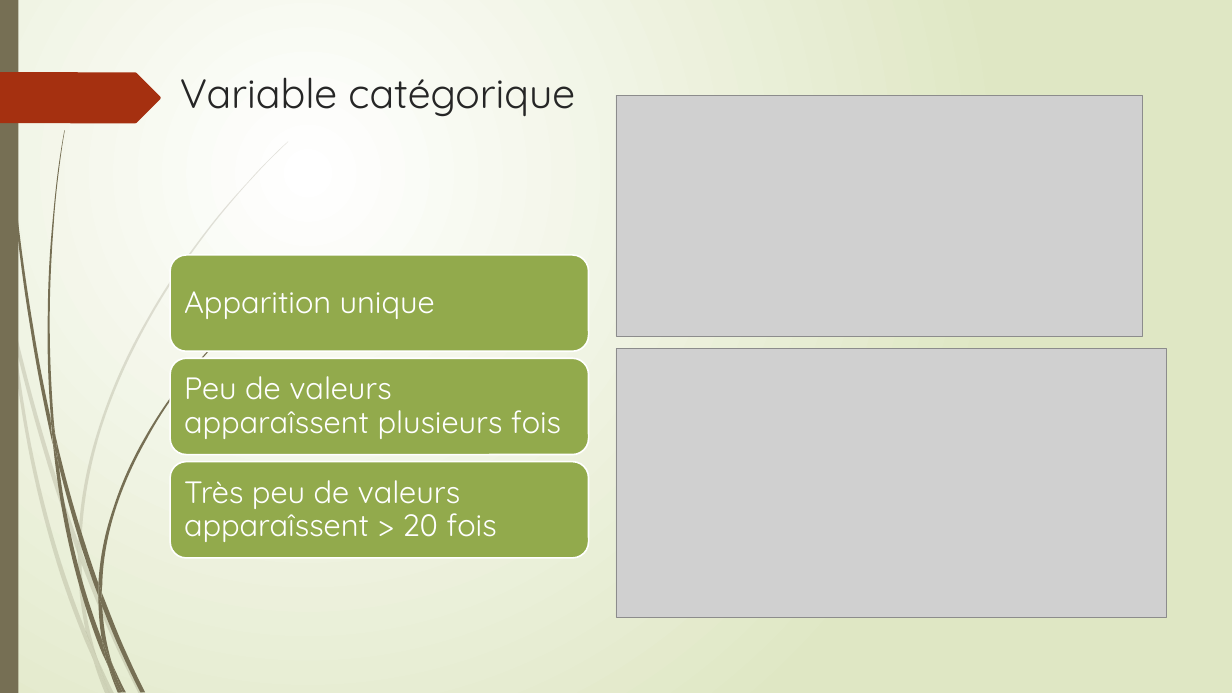
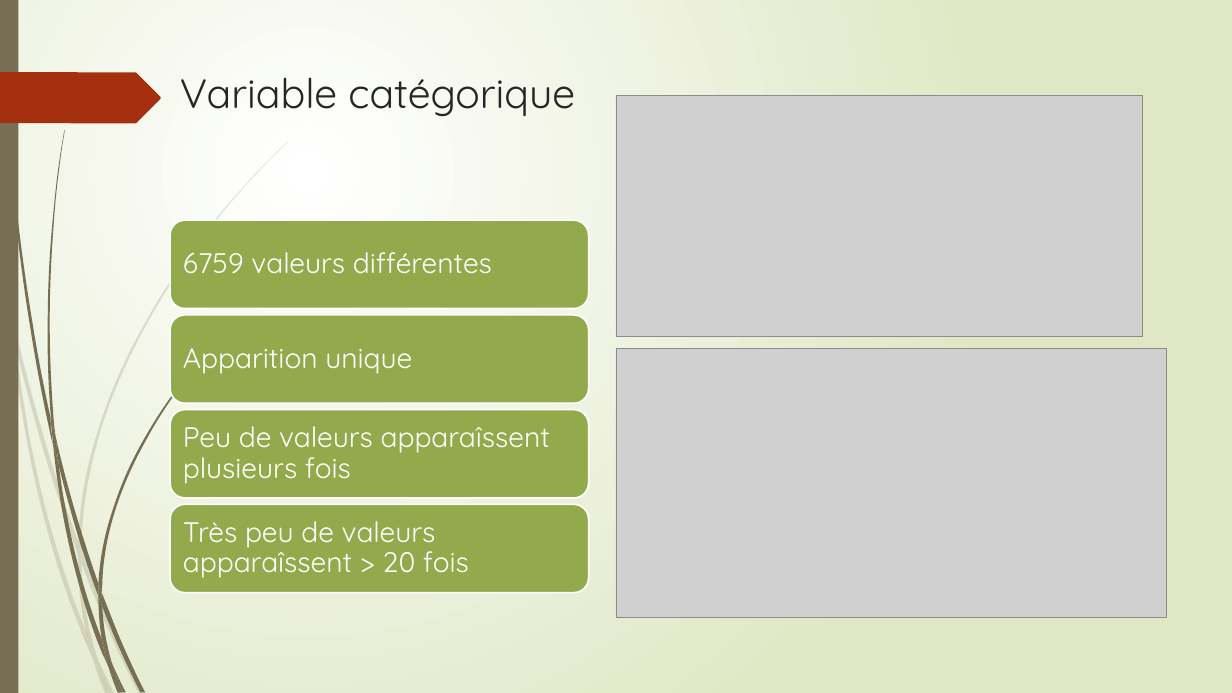
Before and after one commit to Anvil-Late/DS_prj3, a slide deck: slide 17 of Présentation Projet 3.pptx. Drawn at 1232x693 pixels with LibreOffice and Linux fonts; fonts in the diff are those of the drawing; grey boxes stand for pictures. Boxes give left, top, right and bottom in pixels: in the first picture for what was removed or moved away, otherwise in the second. Text is boxed around its words. In the diff, an @@ line names an element or a change of style, - is before the commit and + after.

```diff
--- a/Présentation Projet 3.pptx
+++ b/Présentation Projet 3.pptx
@@ rounded rectangle: place and size @@
-rounded rectangle at [170, 255, 589, 351]
+rounded rectangle at [170, 220, 589, 309]
@@ text added at [183, 252, 492, 274], 22 pt, text #FFFFFF @@
+6759 valeurs différentes
@@ rounded rectangle added at [170, 315, 589, 404], fill #92AA4C, outline #FFFFFF 1.25 pt @@
@@ size 24 to 22 pt in 3 elements at [183, 521, 469, 578], [183, 426, 550, 484], [183, 348, 412, 374] @@
@@ text "Apparition unique": place and size @@
-text "Apparition unique" at [184, 291, 435, 319]
+text "Apparition unique" at [183, 348, 412, 374]
@@ rounded rectangle: place and size @@
-rounded rectangle at [170, 359, 589, 455]
+rounded rectangle at [170, 409, 589, 498]
@@ text "Peu de valeurs apparaîssent plusieurs ...": place and size @@
-text "Peu de valeurs apparaîssent plusieurs ..." at [184, 376, 561, 439]
+text "Peu de valeurs apparaîssent plusieurs ..." at [183, 426, 550, 484]
@@ rounded rectangle: place and size @@
-rounded rectangle at [170, 462, 589, 558]
+rounded rectangle at [170, 505, 589, 593]
@@ text "Très peu de valeurs apparaîssent ...": place and size @@
-text "Très peu de valeurs apparaîssent ..." at [184, 480, 496, 542]
+text "Très peu de valeurs apparaîssent ..." at [183, 521, 469, 578]
```
Also in this commit, not shown: 1 other slide changed, 6 slides added, 1 slide removed.
